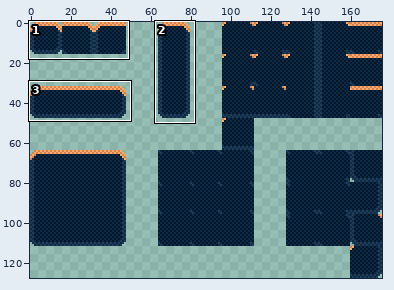
File history of a sprite sheet, Assets/Level/Platforms/Tilemap_4.png. Above, an overview of the earlier version with the close-up marked.
Close-up. Before:
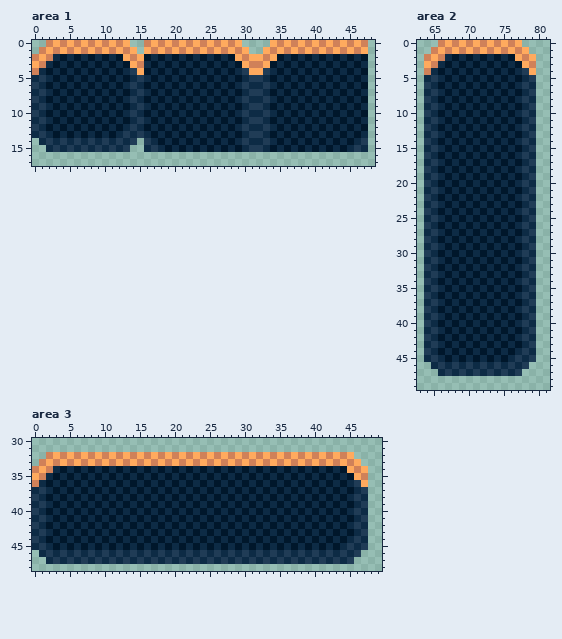
The file is 176x128 pixels. Shown: area 1: x 0..48, y 0..17; area 2: x 63..81, y 0..49; area 3: x 0..49, y 30..48. The commit also changed other parts of the picture, which this record leaves out.
And afterwards:
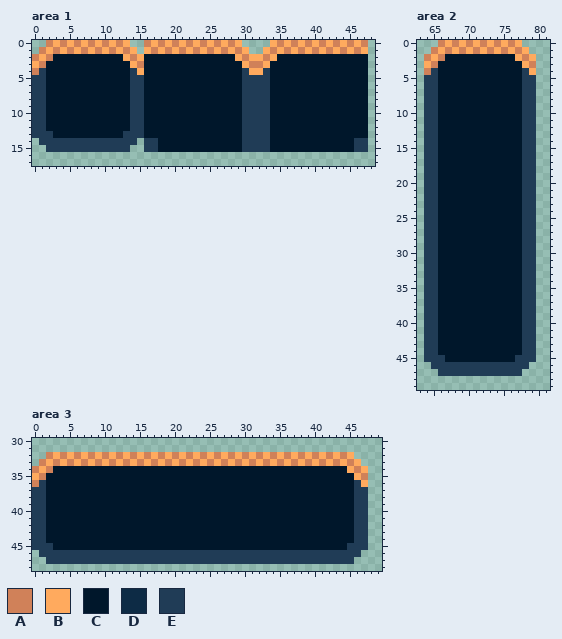
Palette (. is transparent): A #d08159  B #ffaa5e  C #00172b  D #0d2b45  E #203c56
The exact change:
Changed rows in their new state; - is an unchanged pixel.
Area 1:
first column x 0:
 2 ---C-C-C-C-C-----C-C-C-C-C-C--------C-C-C-C-C-C-
 3 --C-C-C-C-C-C---C-C-C-C-C-C-C------C-C-C-C-C-C-C
 4 -E-C-C-C-C-C-C---C-C-C-C-C-C-C----C-C-C-C-C-C-C-
 5 E-C-C-C-C-C-C-E-C-C-C-C-C-C-C-E--E-C-C-C-C-C-C-C
 6 -E-C-C-C-C-C-C-E-C-C-C-C-C-C-C-EE-C-C-C-C-C-C-C-
 7 E-C-C-C-C-C-C-E-C-C-C-C-C-C-C-E--E-C-C-C-C-C-C-C
 8 -E-C-C-C-C-C-C-E-C-C-C-C-C-C-C-EE-C-C-C-C-C-C-C-
 9 E-C-C-C-C-C-C-E-C-C-C-C-C-C-C-E--E-C-C-C-C-C-C-C
10 -E-C-C-C-C-C-C-E-C-C-C-C-C-C-C-EE-C-C-C-C-C-C-C-
11 E-C-C-C-C-C-C-E-C-C-C-C-C-C-C-E--E-C-C-C-C-C-C-C
12 -E-C-C-C-C-C-C-E-C-C-C-C-C-C-C-EE-C-C-C-C-C-C-C-
13 E-E-C-C-C-C-C-E-C-C-C-C-C-C-C-E--E-C-C-C-C-C-C-C
14 -E-E-E-E-E-E-E---E-C-C-C-C-C-C-EE-C-C-C-C-C-C-E-
15 --E-E-E-E-E-E---E-C-C-C-C-C-C-E--E-C-C-C-C-C-C-E
Area 2:
first column x 64:
 2 ---C-C-C-C-C----
 3 --C-C-C-C-C-C---
 4 -E-C-C-C-C-C-C--
 5 E-C-C-C-C-C-C-E-
 6 -E-C-C-C-C-C-C-E
 7 E-C-C-C-C-C-C-E-
 8 -E-C-C-C-C-C-C-E
 9 E-C-C-C-C-C-C-E-
10 -E-C-C-C-C-C-C-E
11 E-C-C-C-C-C-C-E-
12 -E-C-C-C-C-C-C-E
13 E-C-C-C-C-C-C-E-
14 -E-C-C-C-C-C-C-E
15 E-C-C-C-C-C-C-E-
16 -E-C-C-C-C-C-C-E
17 E-C-C-C-C-C-C-E-
18 -E-C-C-C-C-C-C-E
19 E-C-C-C-C-C-C-E-
20 -E-C-C-C-C-C-C-E
21 E-C-C-C-C-C-C-E-
22 -E-C-C-C-C-C-C-E
23 E-C-C-C-C-C-C-E-
24 -E-C-C-C-C-C-C-E
25 E-C-C-C-C-C-C-E-
26 -E-C-C-C-C-C-C-E
27 E-C-C-C-C-C-C-E-
28 -E-C-C-C-C-C-C-E
29 E-C-C-C-C-C-C-E-
30 -E-C-C-C-C-C-C-E
31 E-C-C-C-C-C-C-E-
32 -E-C-C-C-C-C-C-E
33 E-C-C-C-C-C-C-E-
34 -E-C-C-C-C-C-C-E
35 E-C-C-C-C-C-C-E-
36 -E-C-C-C-C-C-C-E
37 E-C-C-C-C-C-C-E-
38 -E-C-C-C-C-C-C-E
39 E-C-C-C-C-C-C-E-
40 -E-C-C-C-C-C-C-E
41 E-C-C-C-C-C-C-E-
42 -E-C-C-C-C-C-C-E
43 E-C-C-C-C-C-C-E-
44 -E-C-C-C-C-C-C-E
45 E-E-C-C-C-C-C-E-
46 -E-E-E-E-E-E-E--
47 --E-E-E-E-E-E---
Area 3:
first column x 0:
34 ---C-C-C-C-C-C-C-C-C-C-C-C-C-C-C-C-C-C-C-C-C----
35 --C-C-C-C-C-C-C-C-C-C-C-C-C-C-C-C-C-C-C-C-C-C---
36 -E-C-C-C-C-C-C-C-C-C-C-C-C-C-C-C-C-C-C-C-C-C-C--
37 E-C-C-C-C-C-C-C-C-C-C-C-C-C-C-C-C-C-C-C-C-C-C-E-
38 -E-C-C-C-C-C-C-C-C-C-C-C-C-C-C-C-C-C-C-C-C-C-C-E
39 E-C-C-C-C-C-C-C-C-C-C-C-C-C-C-C-C-C-C-C-C-C-C-E-
40 -E-C-C-C-C-C-C-C-C-C-C-C-C-C-C-C-C-C-C-C-C-C-C-E
41 E-C-C-C-C-C-C-C-C-C-C-C-C-C-C-C-C-C-C-C-C-C-C-E-
42 -E-C-C-C-C-C-C-C-C-C-C-C-C-C-C-C-C-C-C-C-C-C-C-E
43 E-C-C-C-C-C-C-C-C-C-C-C-C-C-C-C-C-C-C-C-C-C-C-E-
44 -E-C-C-C-C-C-C-C-C-C-C-C-C-C-C-C-C-C-C-C-C-C-C-E
45 E-E-C-C-C-C-C-C-C-C-C-C-C-C-C-C-C-C-C-C-C-C-C-E-
46 -E-E-E-E-E-E-E-E-E-E-E-E-E-E-E-E-E-E-E-E-E-E-E--
47 --E-E-E-E-E-E-E-E-E-E-E-E-E-E-E-E-E-E-E-E-E-E---
